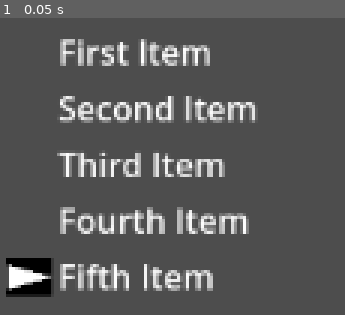
Above: before the commit, frame 1.
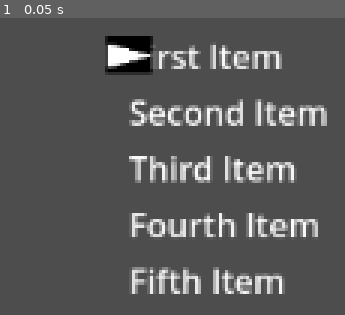
Above: after the commit, the same moment.

Repository: soulsequence/CherryLimeade-RPG
Game: Godot game, scene res://scenes/ui/menu.tscn
Same seed, same stepped clock (60 frames per second), same inputs: the game is played once before the commit and once after it. The project has no main scene, so this scene is started directly.
Inputs:
- Up to frame 1 (0.05 s): no input

The runs differ from the first frame. In frame 1, 21% of the frame differs, in the area x 1-95%, y 6-94%.
Error before the commit: Parse Error: Expected end of statement after signal declaration, found "[" instead. (res://scripts/ui/menu.gd:3)

Commit message:
Menu Arrow

Diff:
--- a/scenes/ui/menu.tscn
+++ b/scenes/ui/menu.tscn
@@ -8,16 +8,19 @@
 anchors_preset = 15
 anchor_right = 1.0
 anchor_bottom = 1.0
+offset_top = 2.0
+offset_bottom = 2.0
 grow_horizontal = 2
 grow_vertical = 2
 
-[node name="Menu" type="VBoxContainer" parent="."]
+[node name="Menu" type="VBoxContainer" parent="." node_paths=PackedStringArray("pointer")]
 layout_mode = 0
-offset_left = 28.0
+offset_left = 62.0
 offset_top = 491.0
 offset_right = 1152.0
 offset_bottom = 648.0
 script = ExtResource("1_7w7rl")
+pointer = NodePath("../ArrowBasic")
 metadata/_custom_type_script = "uid://c3yrifpc3nhr7"
 
 [node name="Label" type="Label" parent="Menu"]
@@ -41,6 +44,6 @@
 text = "Fifth Item"
 
 [node name="ArrowBasic" type="Sprite2D" parent="."]
-position = Vector2(14, 611)
+position = Vector2(27, 583)
 scale = Vector2(0.6875, 0.562501)
 texture = ExtResource("2_wedc3")
--- a/scripts/ui/menu.gd
+++ b/scripts/ui/menu.gd
@@ -1,6 +1,6 @@
 class_name Menu extends VBoxContainer
 
-signal actioned[item: Control]
+signal actioned(item: Control)
 
 @export var pointer: Node
 
@@ -8,16 +8,6 @@
 func _ready():
 	get_viewport().gui_focus_changed.connect(_on_focus_changed)
 	configure_focus()
-
-func get_items() -> Array[Control]:
-	var items: Array[Control] = []
-	for child in get_children():
-		if not child is Control: continue
-		if "Heading" in child.name: continue
-		if "Divider" in child.name: continue
-		items.append(child)
-
-		return items
 
 func _unhandled_input(event):
 	if not visible: return
@@ -28,6 +18,16 @@
 	if is_instance_valid(item) and event.is_action_pressed("ui_accept"):
 		actioned.emit(item)
 
+
+func get_items() -> Array[Control]:
+	var items: Array[Control] = []
+	for child in get_children():
+		if not child is Control: continue
+		if "Heading" in child.name: continue
+		if "Divider" in child.name: continue
+		items.append(child)
+
+	return items
 
 func configure_focus() -> void:
 	var items = get_items()
@@ -71,6 +71,6 @@
 
 func _on_focus_changed(item: Control) -> void:
 	if not item: return
-	if not item in get_children: return
+	if not item in get_children(): return
 
 	update_selection()
